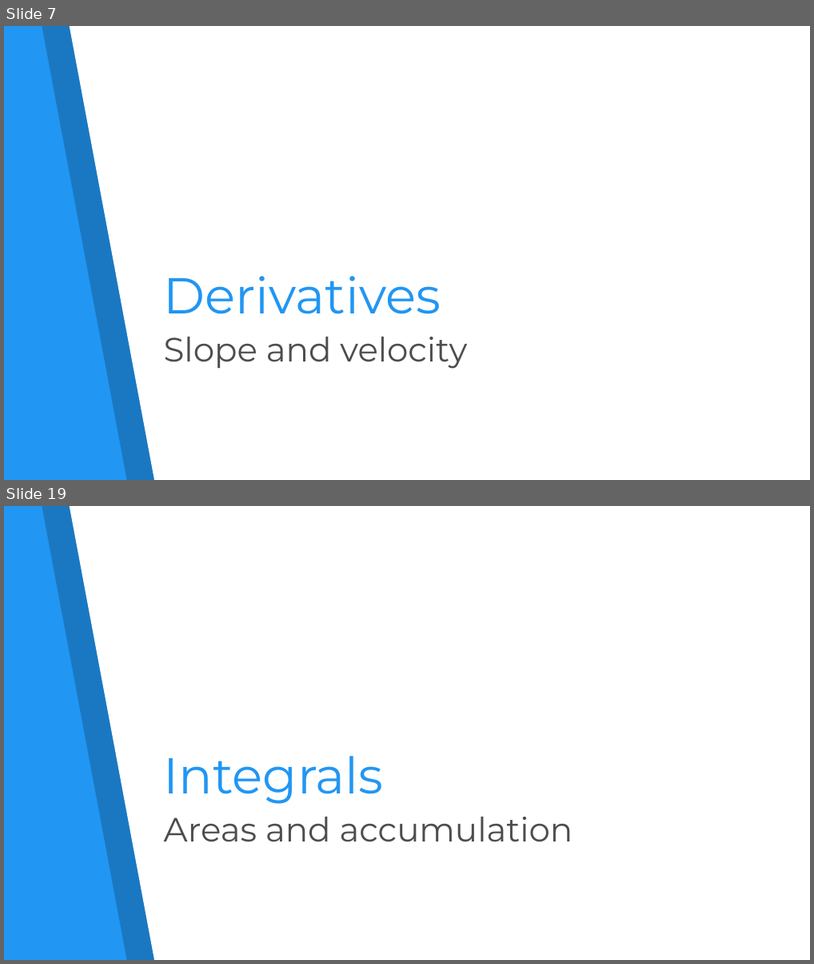
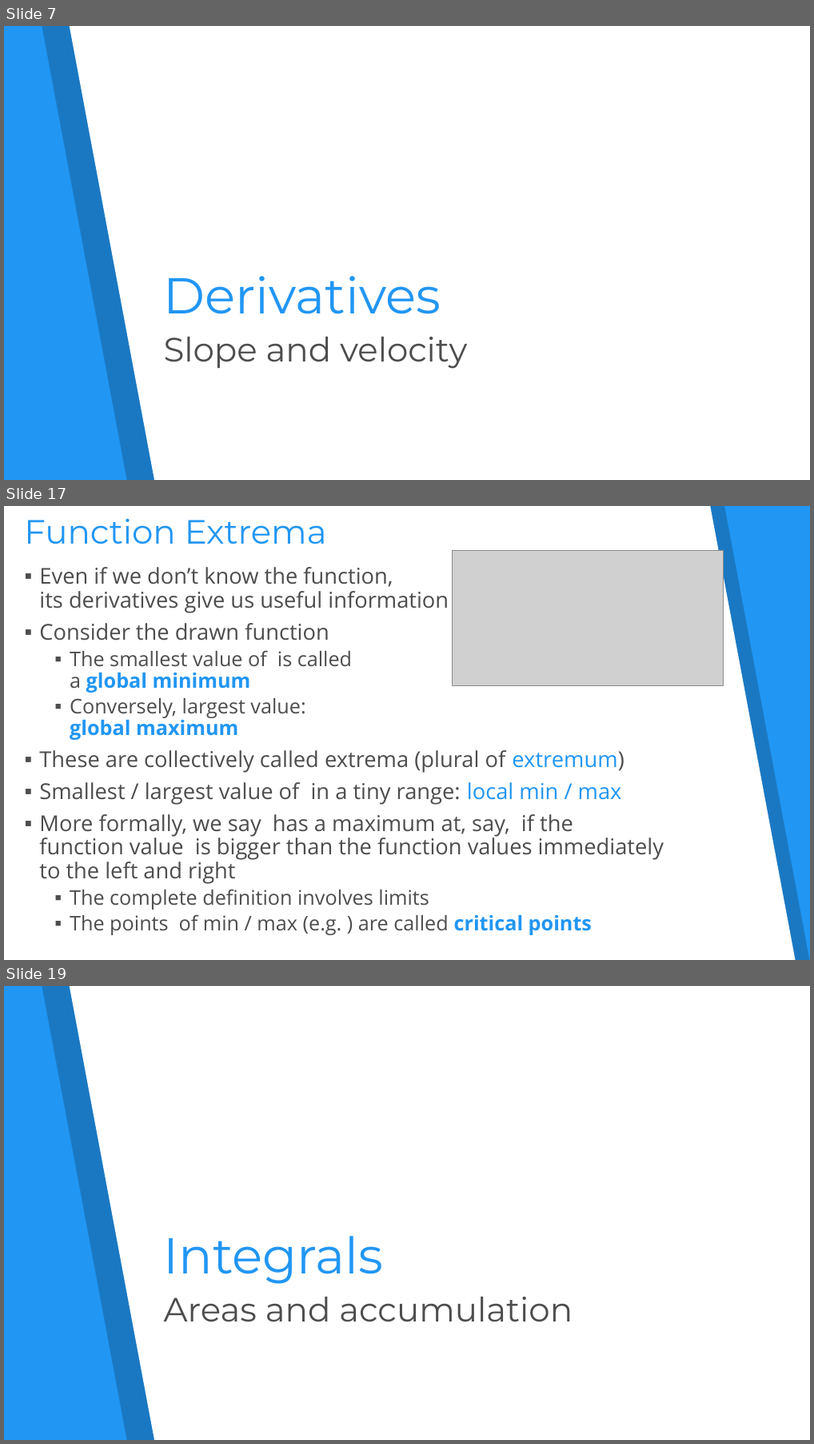
Before and after one commit to aquaruiz/Math_Concepts, a slide deck: 08. Calculus-Exercise/07. Calculus.pptx. Shown one above the other, each under a label of ours: slides 7 and 19 before the commit, slides 7, 17 and 19 after it; the slides between them are not shown. The pictures are 814x964 and 814x1444 pixels, drawn with LibreOffice and Linux fonts; fonts in the diff are those of the drawing; grey boxes stand for pictures. Boxes give left, top, right and bottom in pixels: in the first picture for what was removed or moved away, otherwise in the second. Text is boxed around its words. In the diff, an @@ line names an element or a change of style, - is before the commit and + after.

```diff
--- a/08. Calculus-Exercise/07. Calculus.pptx
+++ b/08. Calculus-Exercise/07. Calculus.pptx
@@ slide 17 added at (4,506,810,960), background #2196F3 @@
@@ freeform shape added at (4,506,810,960), fill #000000 at 20% opacity @@
@@ freeform shape added at (4,506,796,960), fill #FFFFFF @@
@@ text added at (24,519,327,544), 40 pt, text #2196F3 @@
+Function Extrema
@@ picture added at (453,551,723,686) @@
@@ text added at (39,567,664,935), 26 pt, text #4D4D4D @@
+▪ Even if we don’t know the function,
+  its derivatives give us useful information
+▪ Consider the drawn function
+  ▪ The smallest value of is called
+    a global minimum
+  ▪ Conversely, largest value:
+    global maximum
+▪ These are collectively called extrema (plural of extremum)
+▪ Smallest / largest value of in a tiny range: local min / max
+▪ More formally, we say has a maximum at, say, if the
+  function value is bigger than the function values immediately
+  to the left and right
+  ▪ The complete definition involves limits
+  ▪ The points of min / max (e.g. ) are called critical points
```
Also in this commit, not shown: 19 slides changed, 5 other slides added, 6 slides removed.
